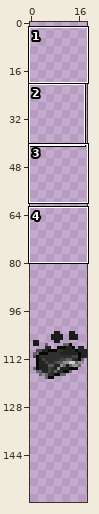
File history of a sprite sheet, Items/Developer/UnboxingBar.png. The first picture is a wide view before the edit; the outline marks the close-up.
Close-up. First the earlier version:
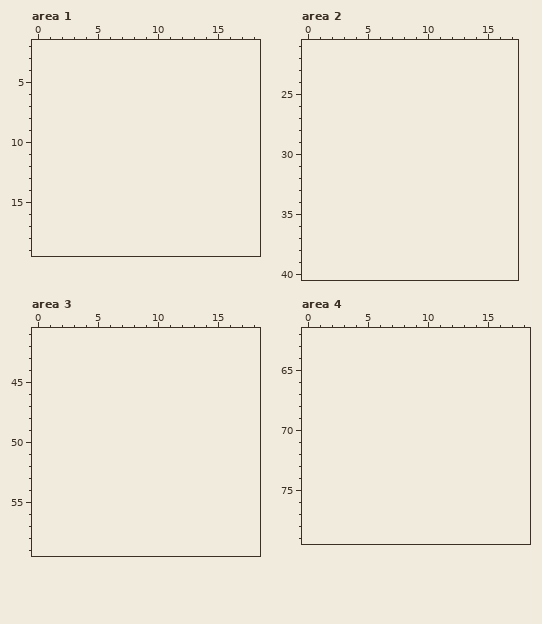
The file is 38x40 pixels, drawn in blocks of 2x2; one block is one cell here. Colours within 5 levels of each other are drawn and written as one. Shown: area 1: x 0..18, y 2..19; area 2: x 0..17, y 21..40; area 3: x 0..18, y 41..59; area 4: x 0..18, y 62..79. The old version is drawn lined up with the new one, on the new canvas. The commit also changed other parts of the picture, which this record leaves out.
After the commit:
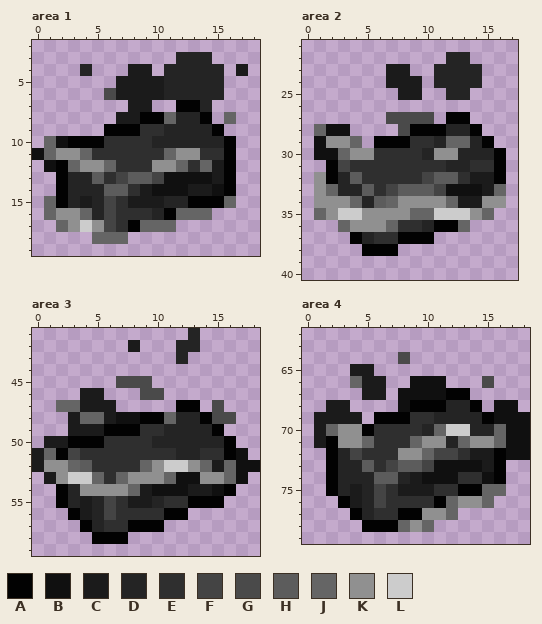
Palette (. is transparent): A #020202  B #101010  C #1b1b1b  D #242424  E #2f2f2f  F #444444  G #4a4a4a  H #5c5c5c  J #656565  K #909090  L #cccccc
Diff:
canvas 19x20 -> 19x160, the old top-left corner now at 0,100
--- area 1
@@ x 0..18 @@
  2 ...................
- 3 ...................
- 4 ...................
- 5 ...................
- 6 ...................
- 7 ...................
- 8 ...................
- 9 ...................
-10 ...................
-11 ...................
-12 ...................
-13 ...................
-14 ...................
-15 ...................
-16 ...................
-17 ...................
-18 ...................
+ 3 ............DDD....
+ 4 ....D...CC.DDDDD.C.
+ 5 .......CCCCDDDDD...
+ 6 ......GCCCCDDDDD...
+ 7 ........CC..AAD....
+ 8 .......CCAAJDDA.J..
+ 9 ......AAAEEDDDDA...
+10 .JBAAAEEEEDDDDDDA..
+11 BJKKJEEEEEEJKKEEA..
+12 .BAJKKJEEEKKJEJCA..
+13 ..ADDHEFHHFBBBBCA..
+14 ..ADDDHHECBBBCCBA..
+15 .JADCDFECCCDDAAAJ..
+16 .JKKJDFEEEDAJJJ....
+17 ..JKLKFEAJJJ.......
+18 .....JJJ...........
 19 ...................
--- area 2
@@ x 0..17 @@
 21 ..................
-22 ..................
-23 ..................
-24 ..................
-25 ..................
+22 ............DD....
+23 .......CC..DDDD...
+24 .......CCC.DDDD...
+25 ........CC..DD....
 26 ..................
-27 ..................
-28 ..................
-29 ..................
-30 ..................
-31 ..................
-32 ..................
-33 ..................
-34 ..................
-35 ..................
-36 ..................
-37 ..................
-38 ..................
+27 .......GGGG.AA....
+28 .JBB....GAAADDA...
+29 .BKKJ.AAAEEDJJDA..
+30 .BBJKKEEEEDKKDDDA.
+31 ..AFEEEEEEEEDDEEA.
+32 .KADHEEEEEFHHECCA.
+33 .KJDDHEFHHHFBBBCJ.
+34 .KKKJDHJKKKKJCCKK.
+35 .JKLLKKKKJJLLLKJ..
+36 ...JKKKJEEDAAJ....
+37 ....ADEEAAA.......
+38 .....AAA..........
 39 ..................
--- area 3
@@ x 0..18 @@
-41 ...................
-42 ...................
-43 ...................
+41 .............D.....
+42 ........C...DD.....
+43 ............D......
 44 ...................
-45 ...................
-46 ...................
-47 ...................
-48 ...................
-49 ...................
-50 ...................
-51 ...................
-52 ...................
-53 ...................
-54 ...................
-55 ...................
-56 ...................
-57 ...................
-58 ...................
+45 .......GGG.........
+46 ....CC...GG........
+47 ..JJCCC.....AA.G...
+48 ...CJJCBBAAJDDAGG..
+49 ...CCCAAAEEDDDDA...
+50 .CCAAAEEEEDDDDDDA..
+51 CJAFEEEEEEEEDDEEAB.
+52 CKKJHEEEEJKLLKJCJBB
+53 .CKLLJEJKKKJBBKKJB.
+54 ..ADKKKKJCBBBCCBA..
+55 ..ADCDFECCDEEAAA...
+56 ...ACDFEEEEAA......
+57 ....ADEEAAA........
+58 .....AAA...........
 59 ...................
--- area 4
@@ x 0..18 @@
 63 ...................
-64 ...................
-65 ...................
-66 ...................
-67 ...................
-68 ...................
-69 ...................
-70 ...................
-71 ...................
-72 ...................
-73 ...................
-74 ...................
-75 ...................
-76 ...................
-77 ...................
-78 ...................
+64 ........G..........
+65 ....CC.............
+66 ....JCC..BBB...G...
+67 .....CC.BBBBAA.....
+68 ..CC....BAAADDA.BB.
+69 .CCCC.AAAEEDDDDABBB
+70 .CJKKAEEEEDJLLDDJBB
+71 .CAKKJEEEJKKDJKKJBB
+72 ..ADFEEEKKJFFECCABB
+73 ..ADDHEFHHFBBBBCA..
+74 ..ADDDHHDCBBBEEBA..
+75 ..ADCDFECCCEEAAJJ..
+76 ...ACDFEEEEAJKKJ...
+77 ....ADEEAAKKJ......
+78 .....AAAJKJ........
 79 ...................
Pixel boxes of the changes (left, top, right, bottom) in both close-ups:
added: (32, 52, 248, 244)
added: (314, 52, 506, 256)
added: (32, 328, 260, 544)
added: (314, 352, 530, 532)
